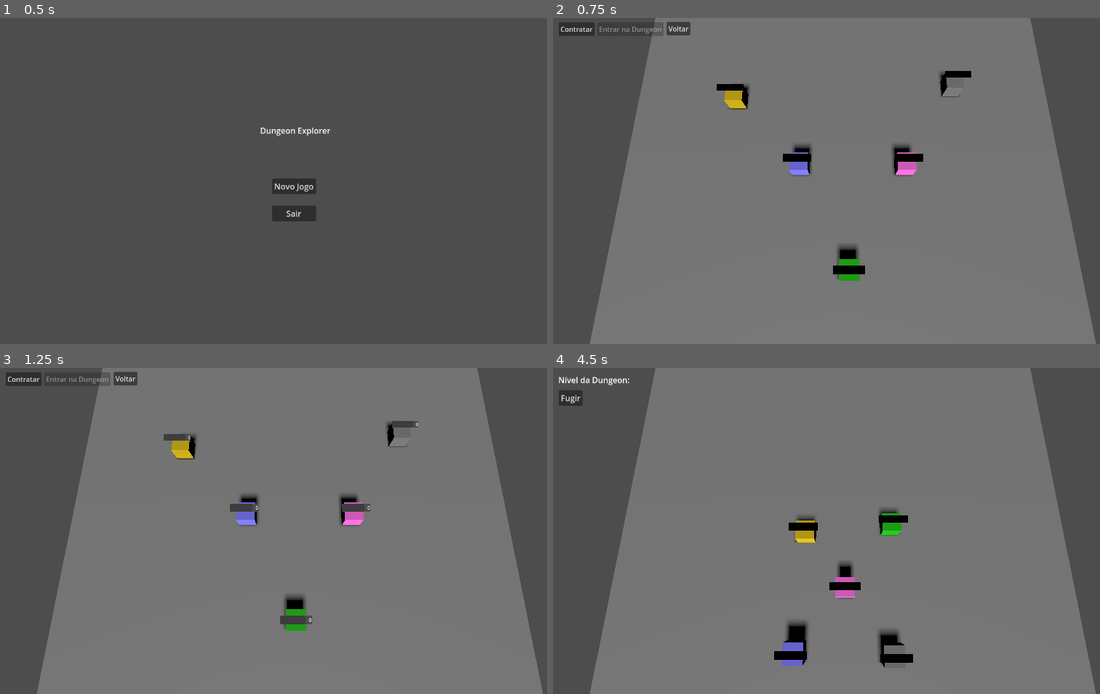
Above: before the commit, frames 1-4 (two rows, left to right).
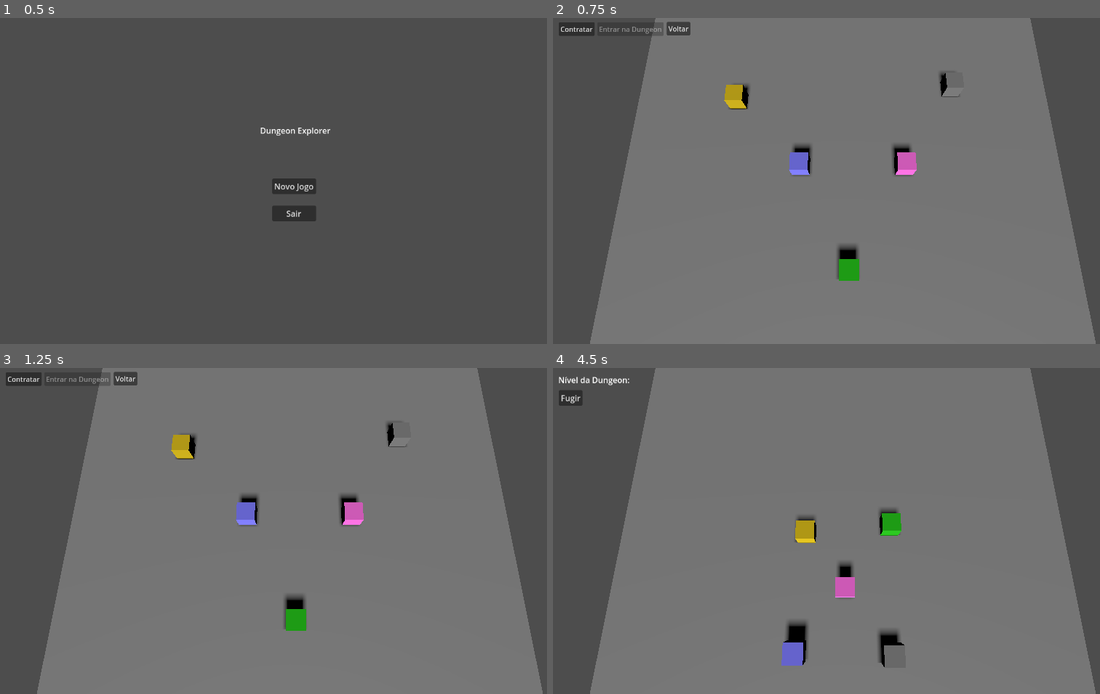
Above: after the commit, the same moments.

Repository: lazaromenezes/dungeon-explorer-godot
Game: Godot game, scene res://scenes/title_window/main_menu.tscn
Two runs of this game, one before a commit and one after it. Both use one fixed random seed, a clock stepped at 60 frames per second and the inputs below.
Inputs:
- Up to frame 1 (0.5 s): no input
- Up to frame 2 (0.75 s): click "Novo Jogo" at 0.5 s
- Up to frame 3 (1.25 s): no input
- Up to frame 4 (4.5 s): click "Contratar" at 1.25 s; click "Voltar" at 2 s; click "Novo Jogo" at 2.75 s; click "Contratar" at 3.5 s; click "Entrar na Dungeon" at 4.25 s

Frame 1 is identical in both runs. In frame 2, 0.6% of the frame differs, in the area x 29-77%, y 16-79%; in frame 3, 0.6%; in frame 4, 0.7%, in the area x 40-66%, y 45-91%.

Commit message:
Refactor health bar to use heart icons

Diff:
--- a/scenes/characters/health_bar.gd
+++ b/scenes/characters/health_bar.gd
@@ -1,11 +1,12 @@
 extends Node
+
+@export var symbol: String = ""
 
 func _ready():
 	$Sprite3D.texture = $SubViewport.get_texture()
 
-func set_progress_bar(current: int, max_value: int):
-	$SubViewport/ProgressBar.min_value = 0
-	$SubViewport/ProgressBar.max_value = max_value
-	$SubViewport/ProgressBar.value = current
+func set_progress_bar(current: int):
+	$SubViewport/Label.text = ""
 
-	$SubViewport/Label.text = "%d/%d" % [current, max_value]
+	for i in range(current):
+		$SubViewport/Label.text += symbol
--- a/scenes/characters/health_bar.tscn
+++ b/scenes/characters/health_bar.tscn
@@ -9,28 +9,22 @@
 script = ExtResource("1_twjpf")
 
 [node name="SubViewport" type="SubViewport" parent="."]
+transparent_bg = true
 handle_input_locally = false
 debug_draw = 1
-size = Vector2i(100, 26)
-size_2d_override = Vector2i(50, 6)
-
-[node name="ProgressBar" type="ProgressBar" parent="SubViewport"]
-offset_right = 80.0
-offset_bottom = 26.0
-step = 1.0
-rounded = true
-show_percentage = false
+size = Vector2i(120, 32)
+size_2d_override = Vector2i(120, 32)
 
 [node name="Label" type="Label" parent="SubViewport"]
-offset_left = 80.0
-offset_right = 100.0
-offset_bottom = 26.0
-text = "0"
-horizontal_alignment = 2
+anchors_preset = 15
+anchor_right = 1.0
+anchor_bottom = 1.0
+grow_horizontal = 2
+grow_vertical = 2
+theme_override_font_sizes/font_size = 12
 vertical_alignment = 1
 
 [node name="Sprite3D" type="Sprite3D" parent="."]
 cast_shadow = 0
 billboard = 1
-transparent = false
 texture = SubResource("ViewportTexture_lqmni")
--- a/scenes/characters/hirelings/hireling_base.tscn
+++ b/scenes/characters/hirelings/hireling_base.tscn
@@ -22,3 +22,4 @@
 
 [node name="HealthBar" parent="." instance=ExtResource("2_0gblb")]
 transform = Transform3D(0.3, 0, 0, 0, 0.3, 0, 0, 0, 0.3, -0.0010488, 0.203186, -0.00124046)
+symbol = "❤"
--- a/scenes/characters/hirelings/hireling_character.gd
+++ b/scenes/characters/hirelings/hireling_character.gd
@@ -5,4 +5,4 @@
 func define_health(health_dict: Dictionary):
 	if hireling_stats in health_dict.keys():
 		hireling_stats.set_current_health(health_dict[hireling_stats])
-		$HealthBar.call("set_progress_bar", hireling_stats.current_health, hireling_stats.max_health)
+		$HealthBar.call("set_progress_bar", hireling_stats.current_health)
